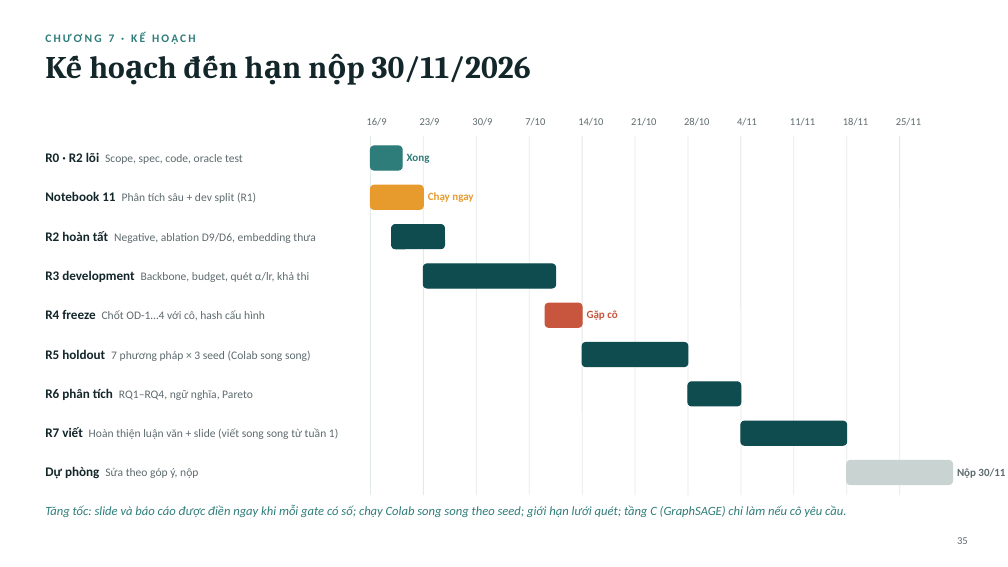
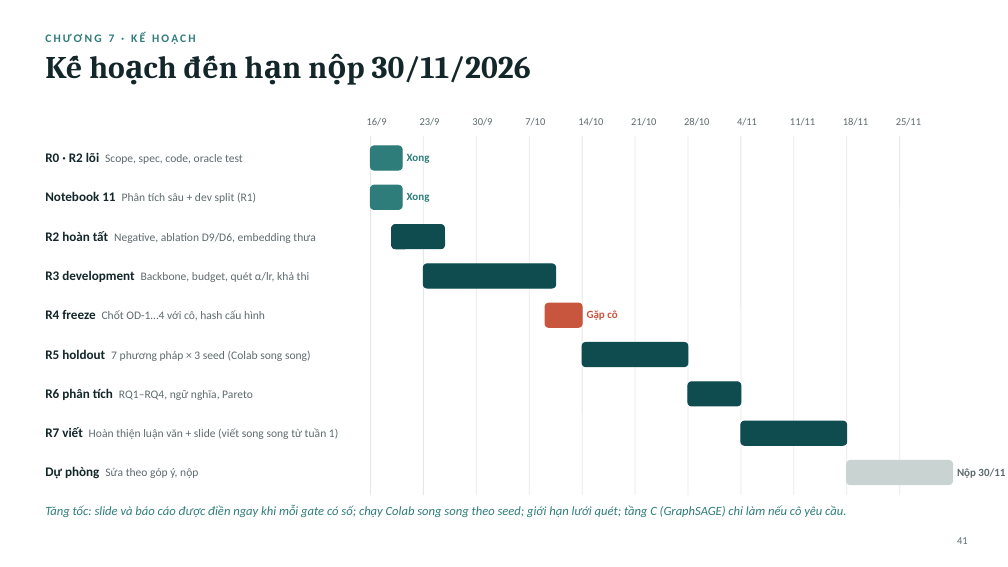
Before and after one commit to vanxuanty95/Ratruong, a slide deck: slide 41 of Do An/05_slides/THESIS_vn.pptx (slide 35 before the commit). Drawn at 1008x567 pixels with LibreOffice and Linux fonts; fonts in the diff are those of the drawing. Boxes give left, top, right and bottom in pixels: in the first picture for what was removed or moved away, otherwise in the second. Text is boxed around its words. In the diff, an @@ line names an element or a change of style, - is before the commit and + after.

```diff
--- a/Do An/05_slides/THESIS_vn.pptx
+++ b/Do An/05_slides/THESIS_vn.pptx
@@ rounded rectangle: place and size @@
-rounded rectangle at (371,185,423,209)
+rounded rectangle at (371,185,402,209)
@@ rounded rectangle at (371,185,402,209): fill #E89B2D to #2E7D7A; outline #E89B2D 1 pt to #2E7D7A 1 pt @@
@@ text at (407,193,430,202): text changed; text colour #E89B2D to #2E7D7A @@
-Chạy ngay
+Xong
@@ text at (957,537,968,544): text changed @@
-35
+41
```
Also in this commit, not shown: 28 other slides changed, 6 slides added, 13 other files.
